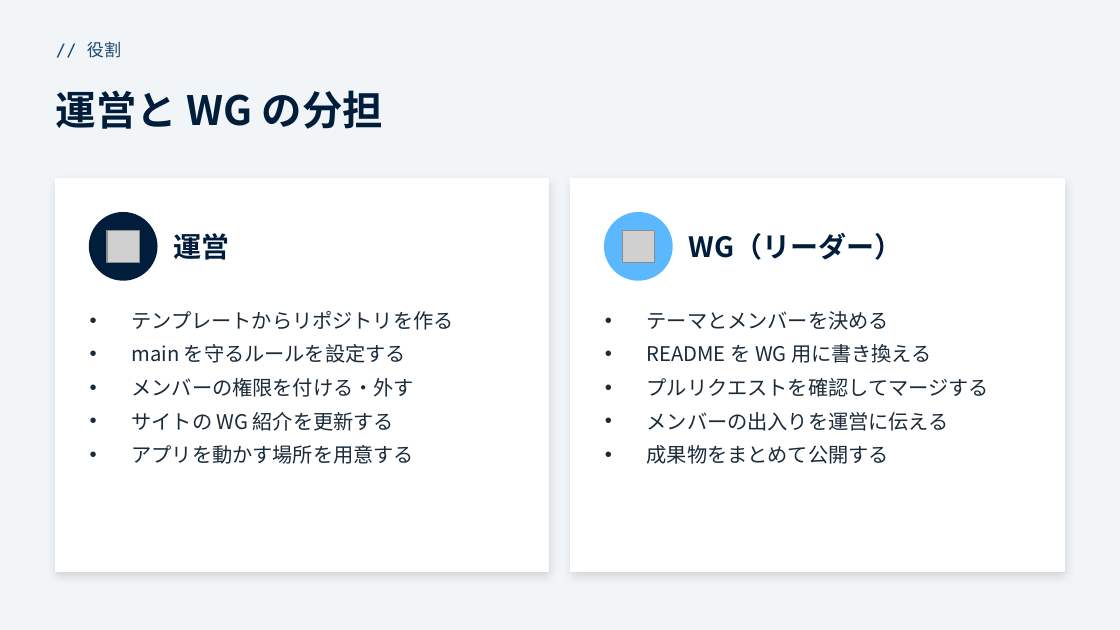
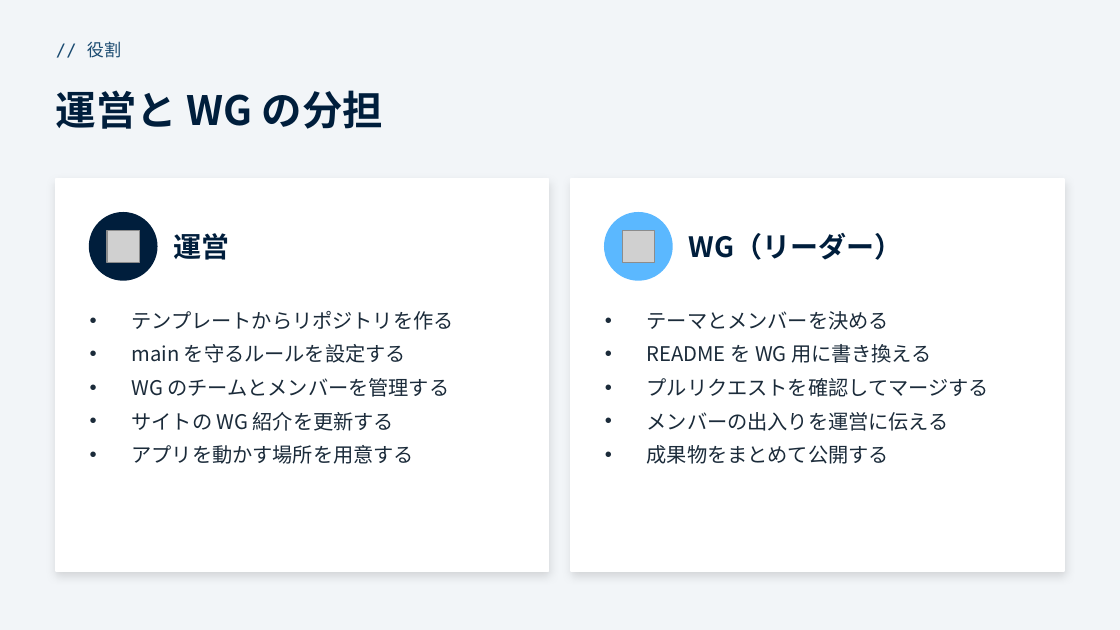
Before and after one commit to funITclub/homepage, a slide deck: slide 3 of docs/WG立ち上げガイド/00_概要.pptx. Drawn at 1120x630 pixels with LibreOffice and Linux fonts; fonts in the diff are those of the drawing; grey boxes stand for pictures. Boxes give left, top, right and bottom in pixels: in the first picture for what was removed or moved away, otherwise in the second. Text is boxed around its words. In the diff, an @@ line names an element or a change of style, - is before the commit and + after.

```diff
--- a/docs/WG立ち上げガイド/00_概要.pptx
+++ b/docs/WG立ち上げガイド/00_概要.pptx
@@ text at [132,378,450,397]: text changed @@
-• メンバーの権限を付ける・外す
+• WG のチームとメンバーを管理する
```
Also in this commit, not shown: 2 other slides changed, 4 other files.
